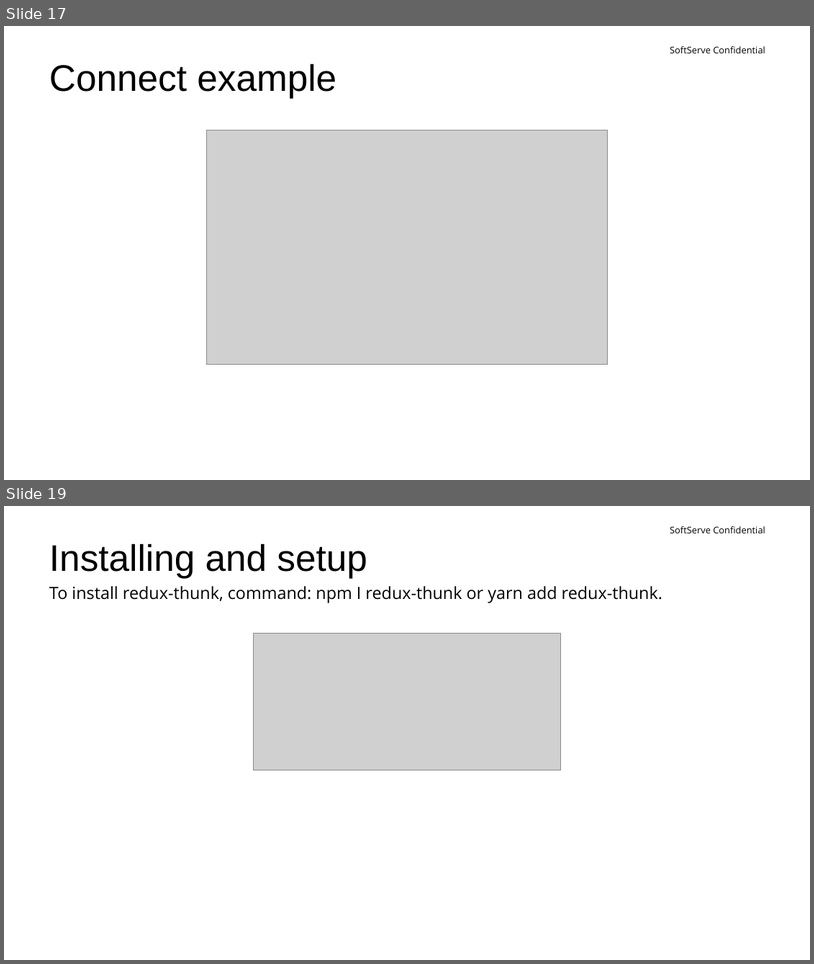
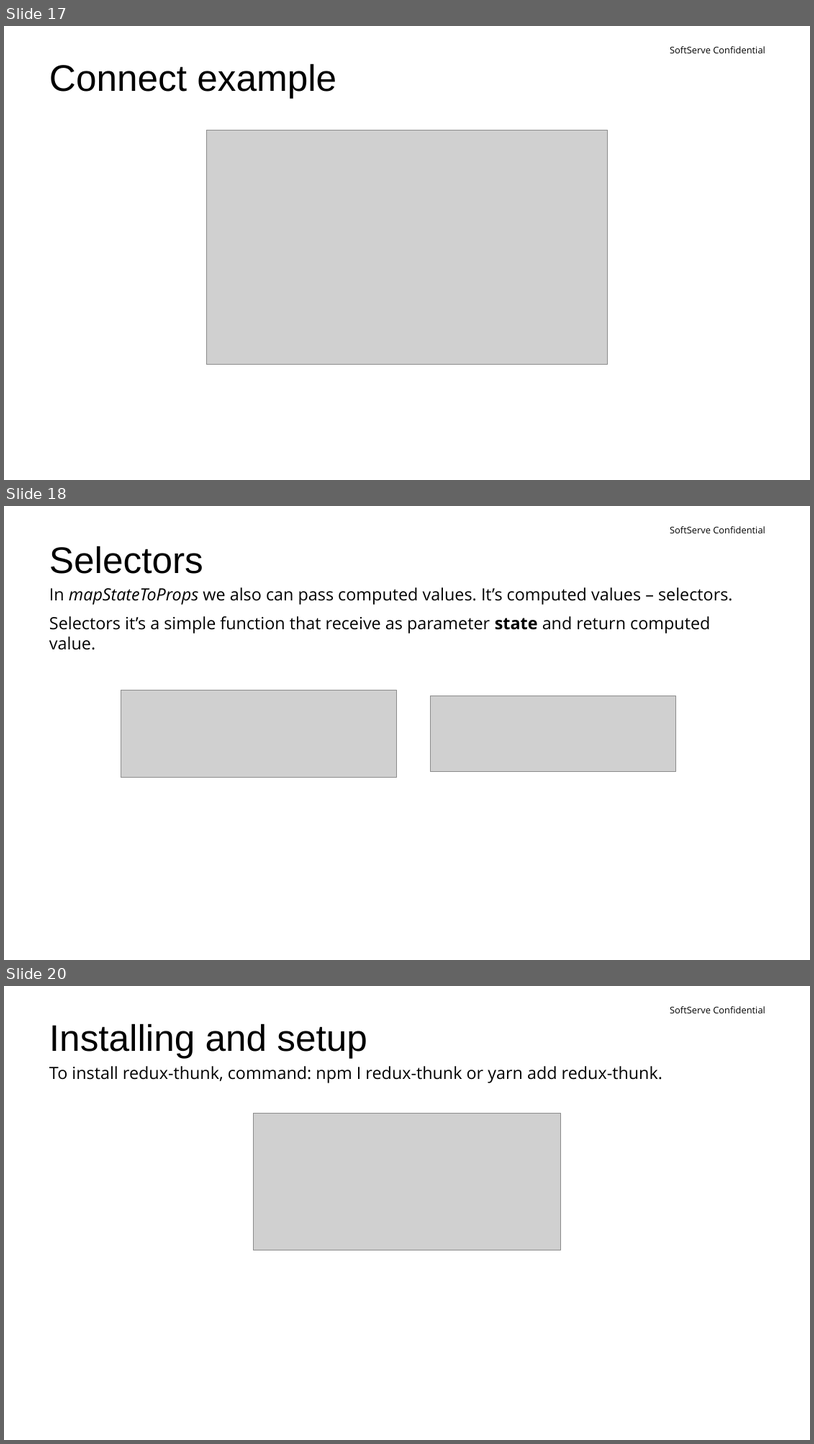
Before and after one commit to yuriiholskiy/Lv-469.node, a slide deck: perfomances/redux-intro(Yurii Holskyi).pptx. Shown one above the other, each under a label of ours: slides 17 and 19 before the commit, slides 17, 18 and 20 after it; the slides between them are not shown. The pictures are 814x964 and 814x1444 pixels, drawn with LibreOffice and Linux fonts; fonts in the diff are those of the drawing; grey boxes stand for pictures; background and template pictures are left out. Boxes give left, top, right and bottom in pixels: in the first picture for what was removed or moved away, otherwise in the second. Text is boxed around its words. In the diff, an @@ line names an element or a change of style, - is before the commit and + after.

```diff
--- a/perfomances/redux-intro(Yurii Holskyi).pptx
+++ b/perfomances/redux-intro(Yurii Holskyi).pptx
@@ slide 18 added at [4,506,810,960], background #FFFFFF; not listed: 1 template element that a slide beside it also shows @@
@@ title added at [49,546,203,574], 44 pt, text #000000 @@
+Selectors
@@ text added at [49,587,733,650], 20 pt, text #000000 @@
+In mapStateToProps we also can pass computed values. It’s computed values – selectors.
+Selectors it’s a simple function that receive as parameter state and return computed value.
@@ picture added at [121,690,396,777] @@
@@ picture added at [431,696,676,771] @@
@@ what was slide 19 is now slide 20 @@
```
Also in this commit, not shown: 1 slide changed, 2 other slides added.
